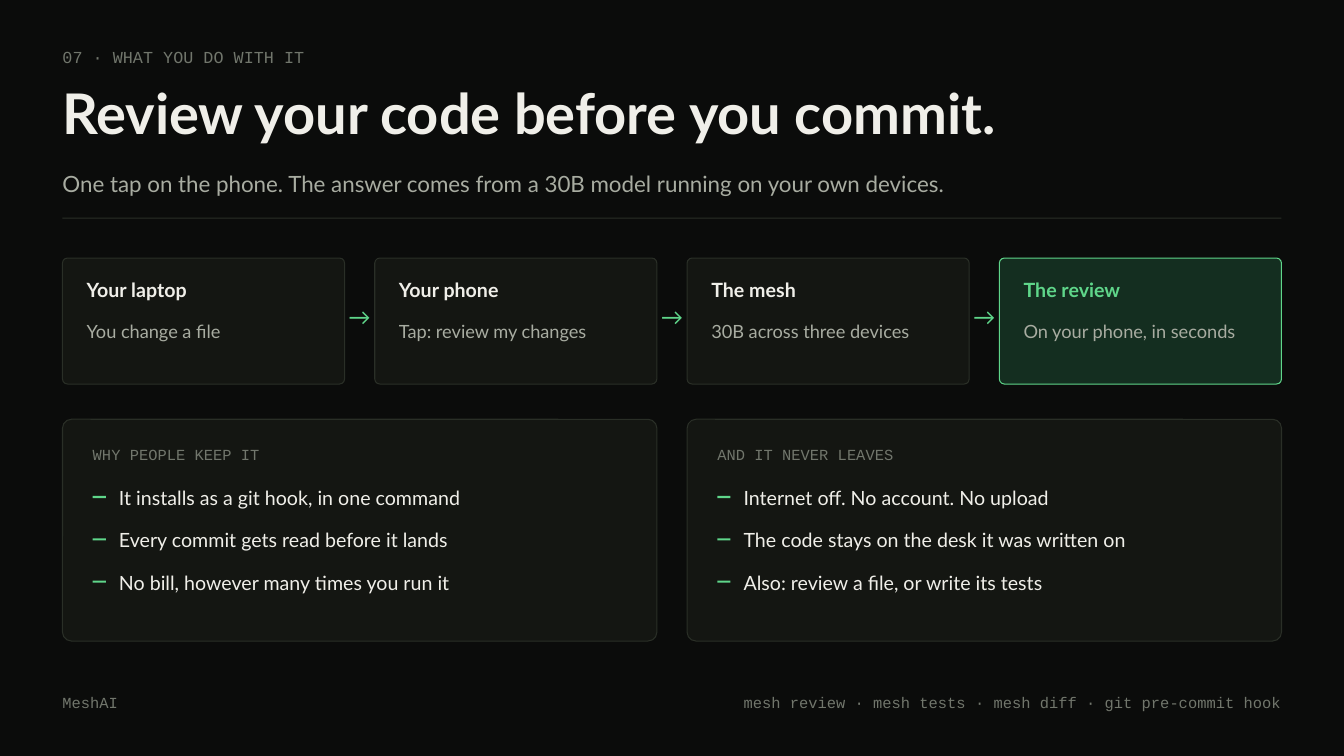
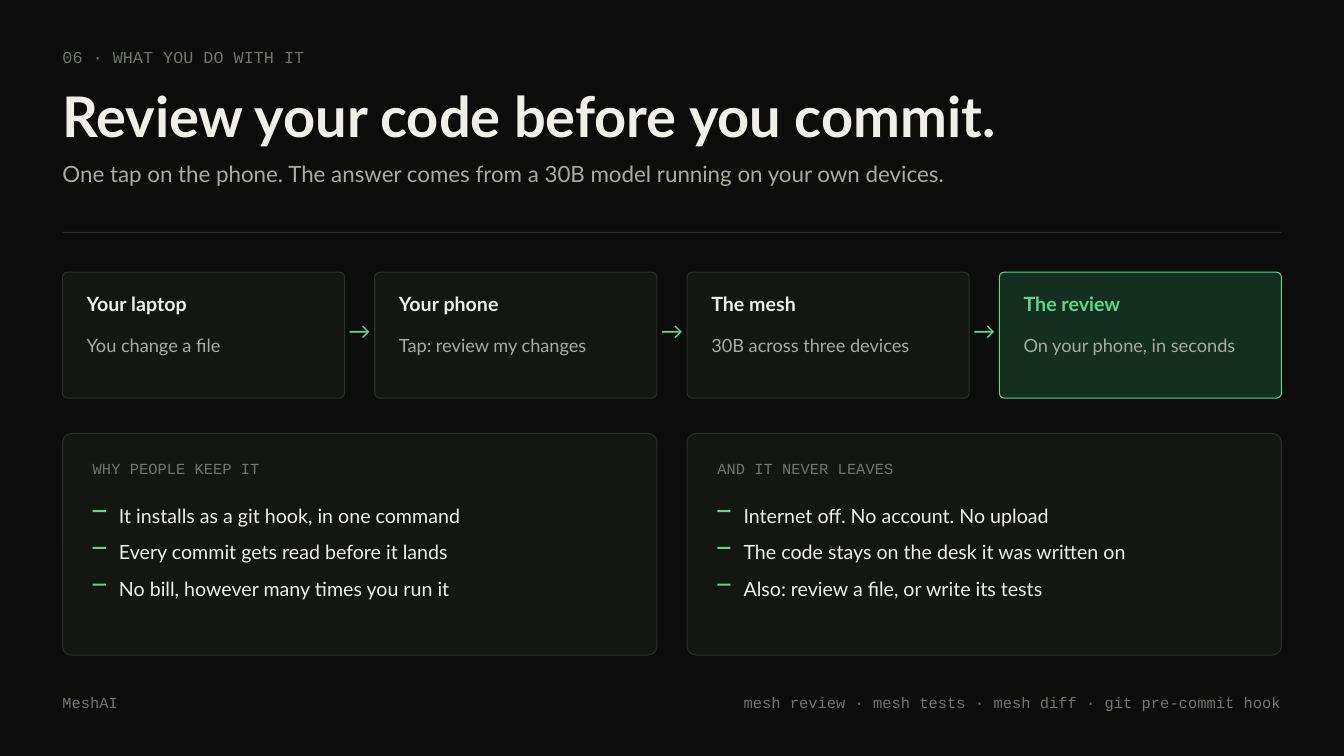
Before and after one commit to prajwal-gunnala/maynards, a slide deck: slide 7 of docs/deck-editable/MeshAI_Deck.pptx (slide 8 before the commit). Drawn at 1344x756 pixels with LibreOffice and Linux fonts; fonts in the diff are those of the drawing. Boxes give left, top, right and bottom in pixels: in the first picture for what was removed or moved away, otherwise in the second. Text is boxed around its words. In the diff, an @@ line names an element or a change of style, - is before the commit and + after.

Commit message:
deck: twelve slides, and a layout that survives its own words
An audit of every rendered slide found the same three causes behind almost
every defect: the header assumed a title never wrapped, the bullet helper
advanced by a fixed step whether or not a line wrapped, and every caller
hard-coded the position of whatever came next. All three now measure the text
before placing the next thing, so a longer sentence pushes what follows down
instead of printing on top of it.

Cut from fifteen to twelve. Why it is hard folded into what we fixed, because
it is one story: the link is the constraint, and here is what we did. Who it
is for moved onto the business slide, where the buyer already was.

The business leads with the fleet now: people hand over a phone they no
longer use, we rack it and pay them, and what a customer buys is memory,
priced by how big a model they want to hold. Their own devices and licensing
to a phone maker stay, as the other two ways.

And the limits slide says something useful instead of apologising: when to
use it, and when not to.

```diff
--- a/docs/deck-editable/MeshAI_Deck.pptx
+++ b/docs/deck-editable/MeshAI_Deck.pptx
@@ text at (62,52,304,63): text changed @@
-07 · WHAT YOU DO WITH IT
+06 · WHAT YOU DO WITH IT
@@ text "Review your code before you ..." at (62,95,996,147): line spacing 1 to 1.05 @@
@@ text "One tap on the phone. ...": place and size @@
-text "One tap on the phone. ..." at (62,175,944,196)
+text "One tap on the phone. ..." at (62,165,944,186)
@@ 15 texts, 6 rounded rectangles, 3 rectangles: place and size @@
-15 texts, 6 rounded rectangles, 3 rectangles at (63,218,1282,641)
+15 texts, 6 rounded rectangles, 3 rectangles at (63,232,1282,655)
@@ line spacing 1 to 1.15 in 6 elements at (119,581,450,600), (744,581,1042,599), (119,544,448,563), (744,544,1125,563), (119,508,460,527), (744,508,1048,527) @@
@@ 2 texts, 2 rectangles: place and size @@
-2 texts, 2 rectangles at (93,532,1125,551)
+2 texts, 2 rectangles at (93,544,1125,563)
```
Also in this commit, not shown: 9 other slides changed, 2 slides added, 5 slides removed, 1 other file.
